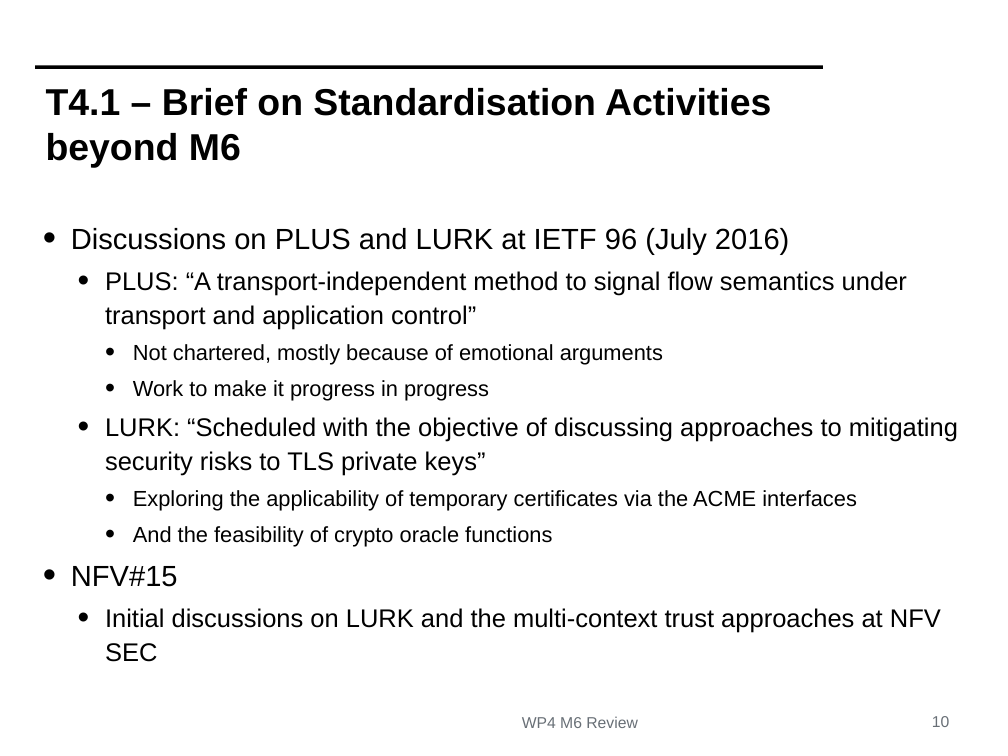
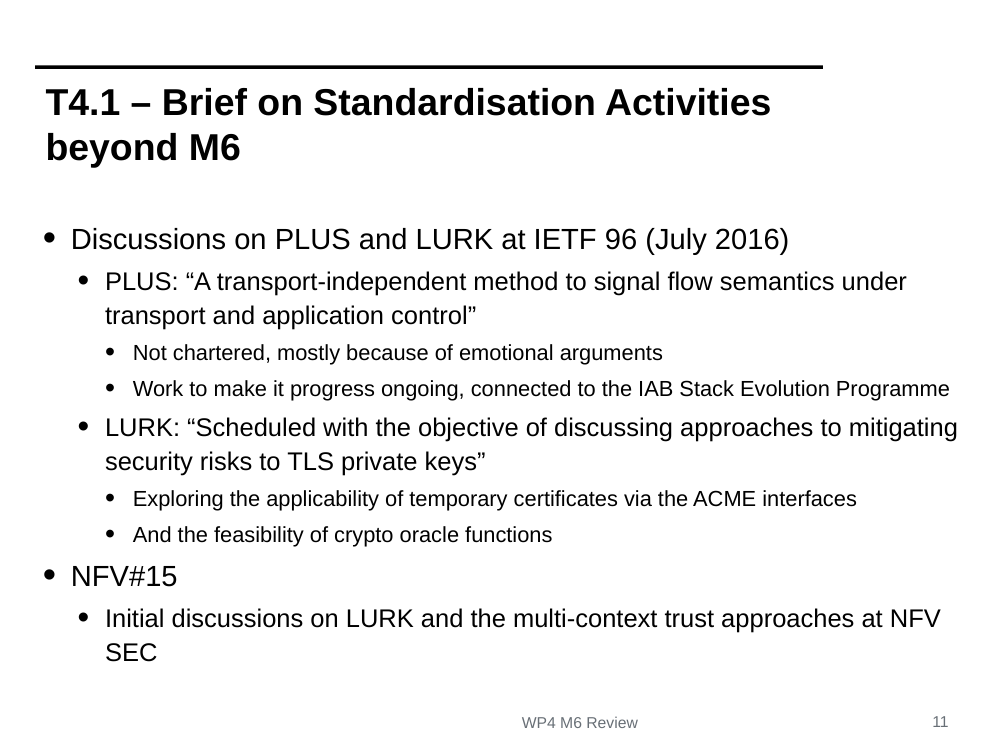
Before and after one commit to mami-project/roadshows, a slide deck: slide 11 of review1/WP4-ReviewM6.pptx (slide 10 before the commit). Drawn at 1008x756 pixels with LibreOffice and Linux fonts; fonts in the diff are those of the drawing; background and template pictures are left out. Boxes give left, top, right and bottom in pixels: in the first picture for what was removed or moved away, otherwise in the second. Text is boxed around its words. In the diff, an @@ line names an element or a change of style, - is before the commit and + after.

```diff
--- a/review1/WP4-ReviewM6.pptx
+++ b/review1/WP4-ReviewM6.pptx
@@ text at (133, 380, 950, 401): text changed @@
-    • Work to make it progress in progress
+    • Work to make it progress ongoing, connected to the IAB Stack Evolution Programme
@@ page number at (932, 716, 948, 727): text changed @@
-10
+11
```
Also in this commit, not shown: 8 other slides changed, 1 slide added, 1 other file.
